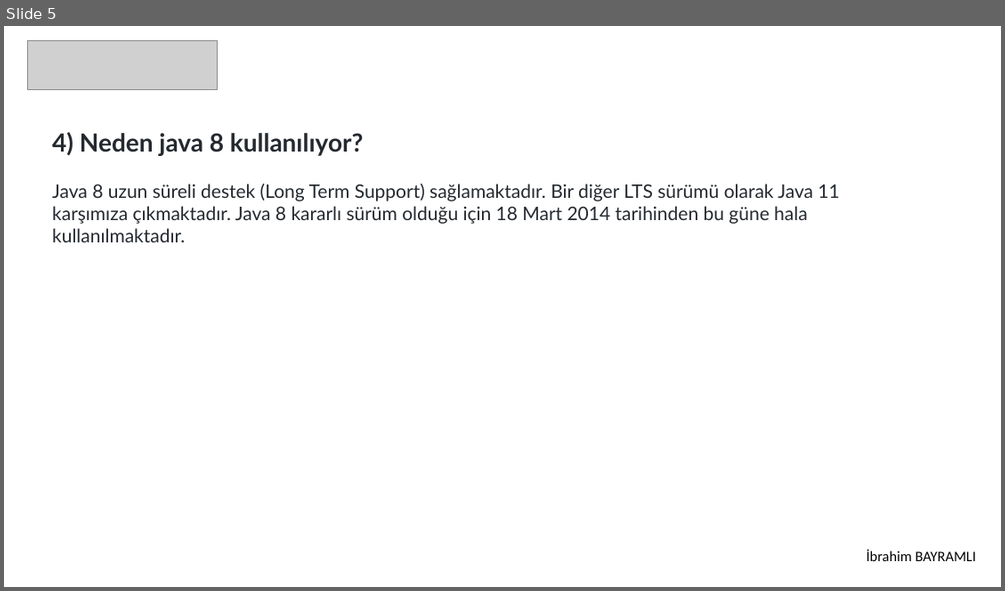
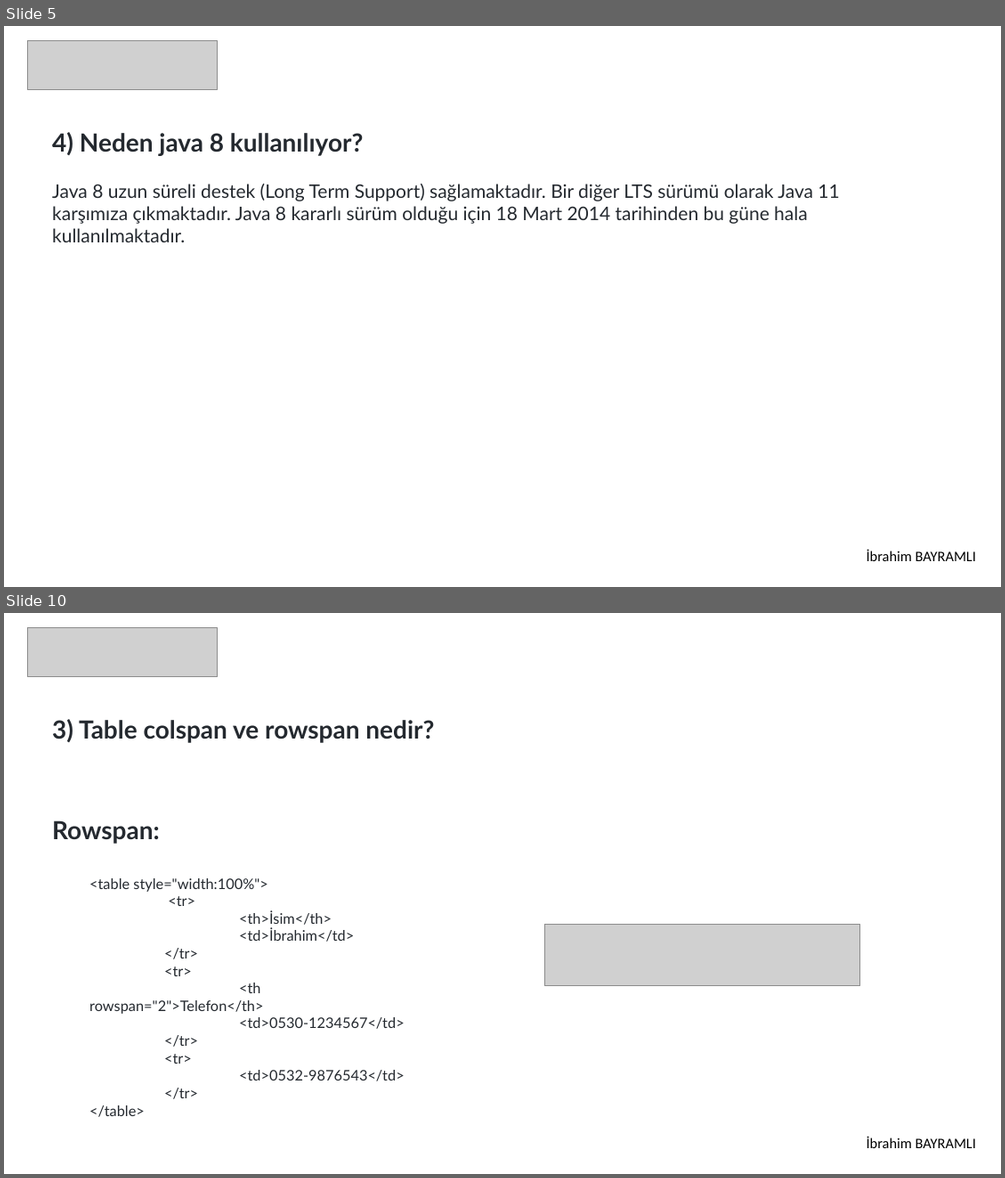
Before and after one commit to 207-Atmosware-Java-Bootcamp/2-hafta-pazartesi-odevi-ibrahimbayramli, a slide deck: Odev.pptx. Shown one above the other, each under a label of ours: slide 5 before the commit, slides 5 and 10 after it; the slides between them are not shown. The pictures are 1005x591 and 1005x1178 pixels, drawn with LibreOffice and Linux fonts; fonts in the diff are those of the drawing; grey boxes stand for pictures. Boxes give left, top, right and bottom in pixels: in the first picture for what was removed or moved away, otherwise in the second. Text is boxed around its words. In the diff, an @@ line names an element or a change of style, - is before the commit and + after.

```diff
--- a/Odev.pptx
+++ b/Odev.pptx
@@ slide 10 added at (4,613,1001,1174), background #FFFFFF @@
@@ picture added at (28,627,217,676) @@
@@ text added at (52,719,434,743), 24 pt, text #24292F, bold @@
+3) Table colspan ve rowspan nedir?
@@ text added at (52,820,404,1117), 14 pt, text #24292F @@
+Rowspan:
+  <table style="width:100%">
+  <tr>
+  <th>İsim</th>
+  <td>İbrahim</td>
+  </tr>
+  <tr>
+  <th rowspan="2">Telefon</th>
+  <td>0530-1234567</td>
+  </tr>
+  <tr>
+  <td>0532-9876543</td>
+  </tr>
+  </table>
@@ picture added at (544,925,860,986) @@
@@ text added at (866,1136,976,1148), 14 pt, text #000000 @@
+İbrahim BAYRAMLI
```
Also in this commit, not shown: 15 other slides added, 4 other files.
